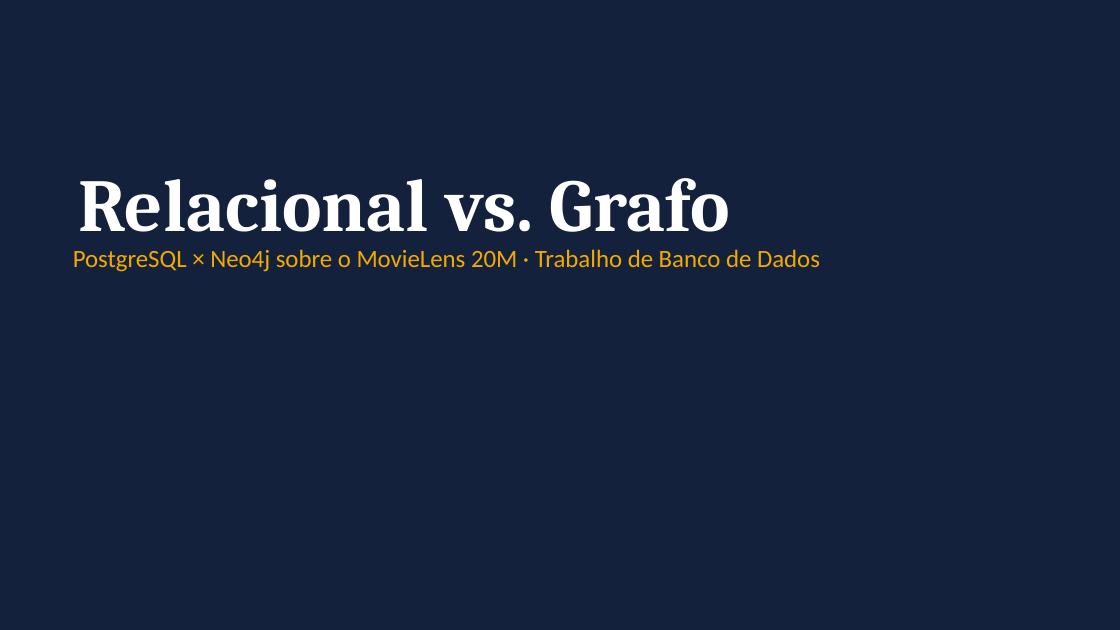
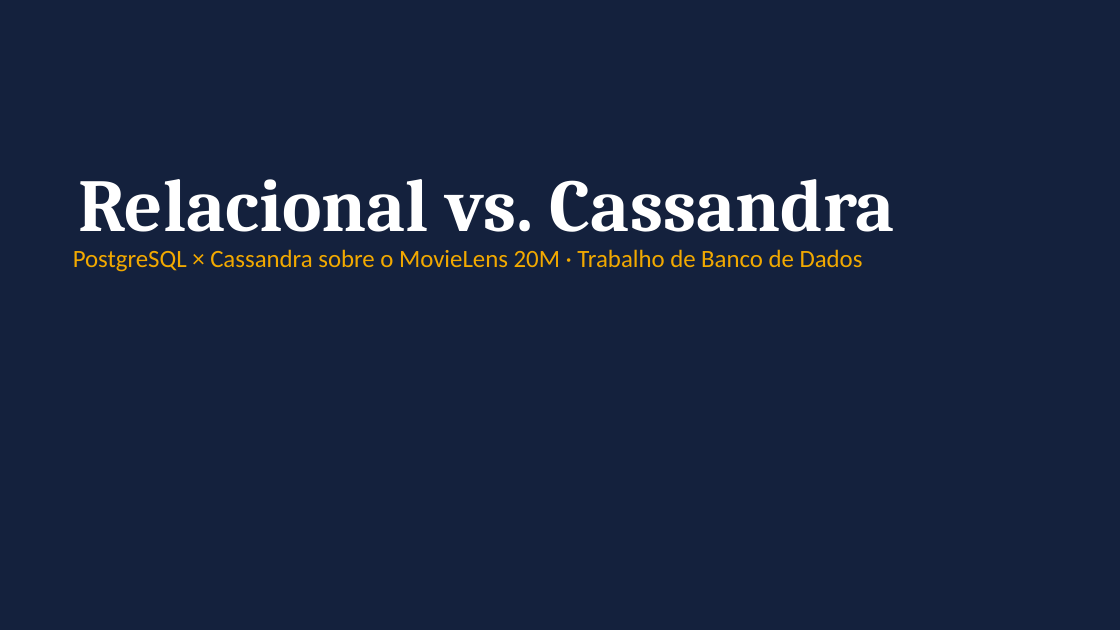
Before and after one commit to FineiasAntonio/BancoDeDados, a slide deck: slide 1 of docs/apresentacao.pptx. Drawn at 1120x630 pixels with LibreOffice and Linux fonts; fonts in the diff are those of the drawing. Boxes give left, top, right and bottom in pixels: in the first picture for what was removed or moved away, otherwise in the second. Text is boxed around its words. In the diff, an @@ line names an element or a change of style, - is before the commit and + after.

```diff
--- a/docs/apresentacao.pptx
+++ b/docs/apresentacao.pptx
@@ text at box(78, 179, 895, 232): text changed @@
-Relacional vs. Grafo
+Relacional vs. Cassandra
@@ text at box(73, 249, 863, 272): text changed @@
-PostgreSQL × Neo4j sobre o MovieLens 20M · Trabalho de Banco de Dados
+PostgreSQL × Cassandra sobre o MovieLens 20M · Trabalho de Banco de Dados
```
Also in this commit, not shown: 10 other slides changed, 3 slides added, 4 slides removed, 3 other files.
